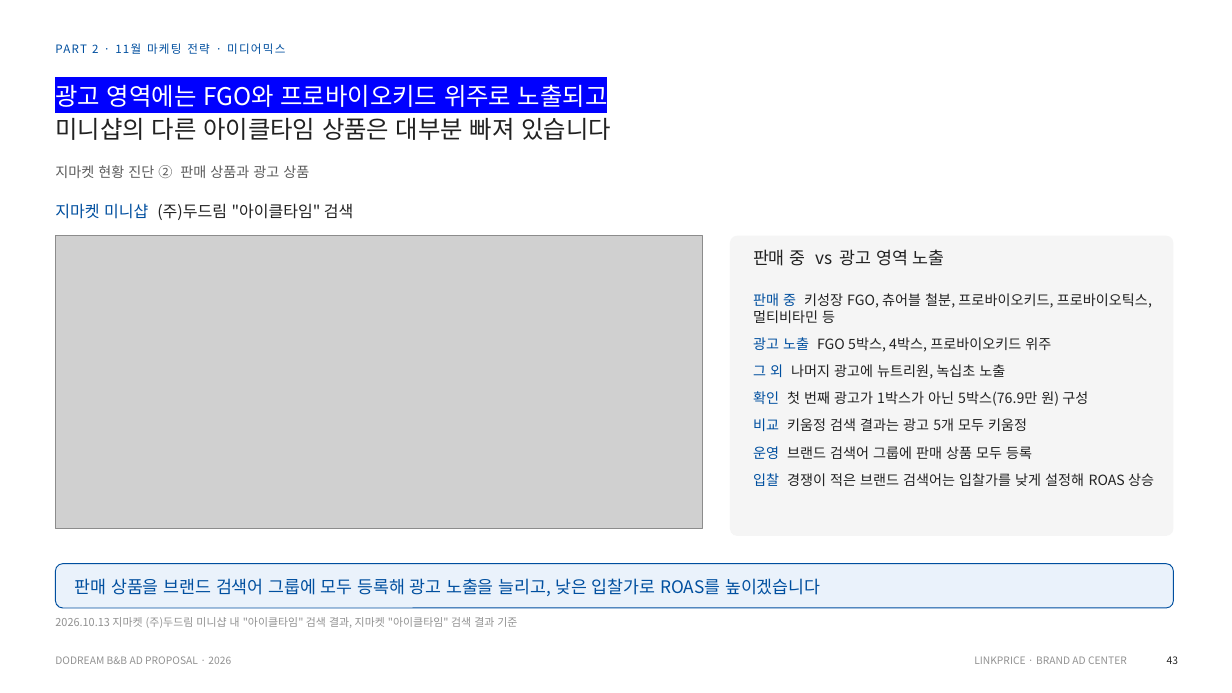
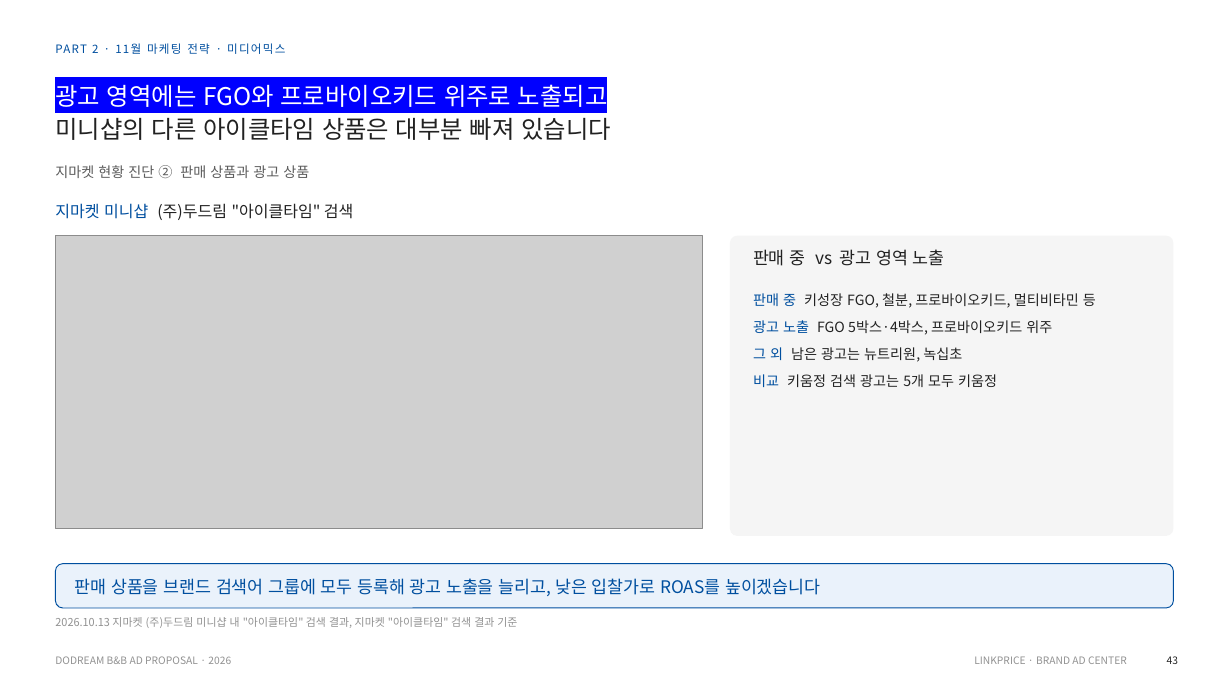
Before and after one commit to sonnet24/mypage, a slide deck: slide 1 of 지마켓_브랜드검색어_통합_1장.pptx. Drawn at 1232x693 pixels with LibreOffice and Linux fonts; fonts in the diff are those of the drawing; grey boxes stand for pictures. Boxes give left, top, right and bottom in pixels: in the first picture for what was removed or moved away, otherwise in the second. Text is boxed around its words. In the diff, an @@ line names an element or a change of style, - is before the commit and + after.

```diff
--- a/지마켓_브랜드검색어_통합_1장.pptx
+++ b/지마켓_브랜드검색어_통합_1장.pptx
@@ text at (753,293,1096,387): text changed @@
-판매 중 키성장 FGO, 츄어블 철분, 프로바이오키드, 프로바이오틱스, 멀티비타민 등
-광고 노출 FGO 5박스, 4박스, 프로바이오키드 위주
-그 외 나머지 광고에 뉴트리원, 녹십초 노출
-확인 첫 번째 광고가 1박스가 아닌 5박스(76.9만 원) 구성
-비교 키움정 검색 결과는 광고 5개 모두 키움정
-운영 브랜드 검색어 그룹에 판매 상품 모두 등록
-입찰 경쟁이 적은 브랜드 검색어는 입찰가를 낮게 설정해 ROAS 상승
+판매 중 키성장 FGO, 철분, 프로바이오키드, 멀티비타민 등
+광고 노출 FGO 5박스·4박스, 프로바이오키드 위주
+그 외 남은 광고는 뉴트리원, 녹십초
+비교 키움정 검색 광고는 5개 모두 키움정
```
